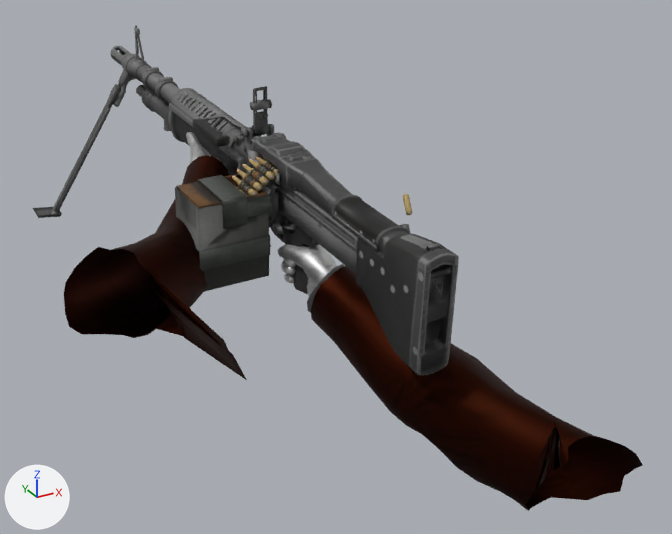
Before and after pictures for a commit that changed the OBJ model GameData/Animations/LMG/Fire/frame_22.obj.
The view is the same before and after, from a camera (50 mm lens) standing at (-0.84, -1.43, 0.49) and looking at (0.22, 0.5, -0.47). Every picture has the same lights, and +X, +Y and +Z are marked at lower left. Where no turn or scale is listed for an object, it has been applied to the vertices.

The scene before the commit, as lines of its bpy script (objects in view):
```python
ob_mesh_001 = bpy.data.objects.new('Mesh.001', me_mesh_001)
ob_mesh_001.location = (0.0, 0.0, 0.0)
ob_mesh_005 = bpy.data.objects.new('Mesh.005', me_mesh_005)
ob_mesh_005.location = (0.0, 0.0, 0.0)
ob_playermodelmerged_001_playermodelmerged = bpy.data.objects.new('PlayerModelMerged.001_PlayerModelMerged', me_playermodelmerged_001_playermodelmerged)
ob_playermodelmerged_001_playermodelmerged.location = (0.0, 0.0, 0.0)
```
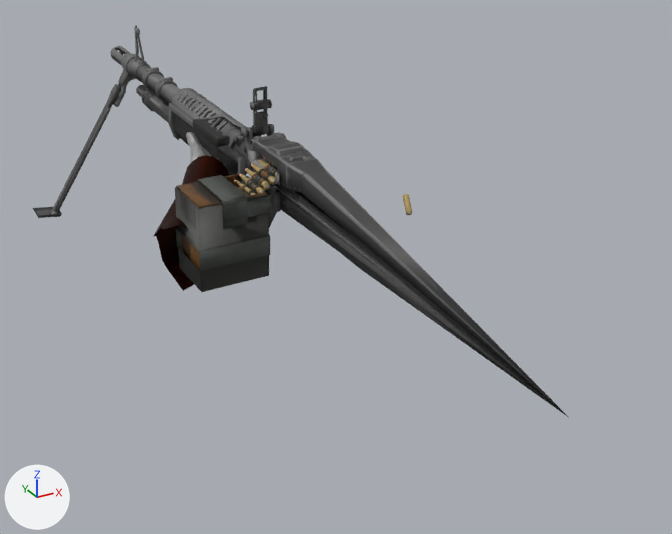
Pixel boxes [x1, y1, x2, y2] of what changed, in the pictures (672 x 534 px):
'PlayerModelMerged.001_PlayerModelMerged', reshaped: before [64, 132, 643, 511]; after [153, 132, 229, 291]
'Mesh.005', reshaped (26% wider, 12% taller): before [33, 26, 459, 375]; after [33, 26, 568, 417]
part 1 of me_mesh_005, deleted (black): before [164, 120, 451, 294]
part 2 of me_mesh_005, cut back: before [110, 46, 459, 375]; after [114, 46, 309, 202]
part 3 of me_mesh_005, added: after [275, 170, 568, 417]
part 4 of me_mesh_005, surface changed: [254, 99, 270, 109] in both
part 5 of me_playermodelmerged_001_playermodelmerged, deleted: before [272, 222, 337, 296]
part 6 of me_playermodelmerged_001_playermodelmerged, deleted (black): before [311, 266, 643, 511]
part 7 of me_playermodelmerged_001_playermodelmerged, deleted: before [307, 264, 344, 313]
part 8 of me_playermodelmerged_001_playermodelmerged, deleted: before [64, 225, 246, 380]

The change, as a list of edits to the scene's bpy script:
```text
Change me_mesh_005:
    used by ob_mesh_005; location = (0.0, 0.0, 0.0)
    remove me_mesh_005.from_pydata(...)  # 10811 vertices, 20781 faces, 17 loose edges; spans x -0.31..0.41, y -0.12..1.78, z -0.61..0.0
    add me_mesh_005.from_pydata(...)  # 3878 vertices, 6644 faces, 13 loose edges; spans x -0.31..0.14, y -0.47..1.78, z -0.61..0.0
    me_mesh_005 part 1: 18 loose pieces with 1225 vertices, spanning x 0.04..0.41, y -0.11..1.65, z -0.61..-0.13, are deleted
    me_mesh_005 part 2: 193 vertices moved within x -0.1..0.12, y 0.45..1.78, z -0.3..-0.09; 5825 vertices removed from x -0.15..0.15, y -0.12..1.78, z -0.45..-0.06; 116 vertices added at x -0.06..0.11, y 0.48..1.45, z -0.25..-0.02
    me_mesh_005 part 3: 1 vertex added at x 0.12, y -0.47, z -0.35
    me_mesh_005 part 4: 46 kept faces spanning x -0.24..0.11, y 0.47..1.75, z -0.61..-0.05 get new texture (UV) coordinates
Change me_playermodelmerged_001_playermodelmerged:
    used by ob_playermodelmerged_001_playermodelmerged; location = (0.0, 0.0, 0.0)
    remove me_playermodelmerged_001_playermodelmerged.from_pydata(...)  # 1157 vertices, 2192 faces; spans x -0.495..0.462, y -0.359..1.032, z -0.761..-0.203
    add me_playermodelmerged_001_playermodelmerged.from_pydata(...)  # 475 vertices, 890 faces; spans x -0.221..0.146, y 0.516..1.032, z -0.481..-0.203
    me_playermodelmerged_001_playermodelmerged part 5: the loose piece of 328 vertices spanning x 0.044..0.143, y 0.256..0.538, z -0.482..-0.328 is deleted
    me_playermodelmerged_001_playermodelmerged part 6: the loose piece of 208 vertices spanning x 0.026..0.462, y -0.359..0.336, z -0.761..-0.352 is deleted
    me_playermodelmerged_001_playermodelmerged part 7: the loose piece of 40 vertices spanning x 0.028..0.168, y 0.198..0.353, z -0.517..-0.352 is deleted
    me_playermodelmerged_001_playermodelmerged part 8
    106 vertices are removed from x -0.495..-0.134, y -0.062..0.615, z -0.483..-0.241
    210 faces are deleted
```
